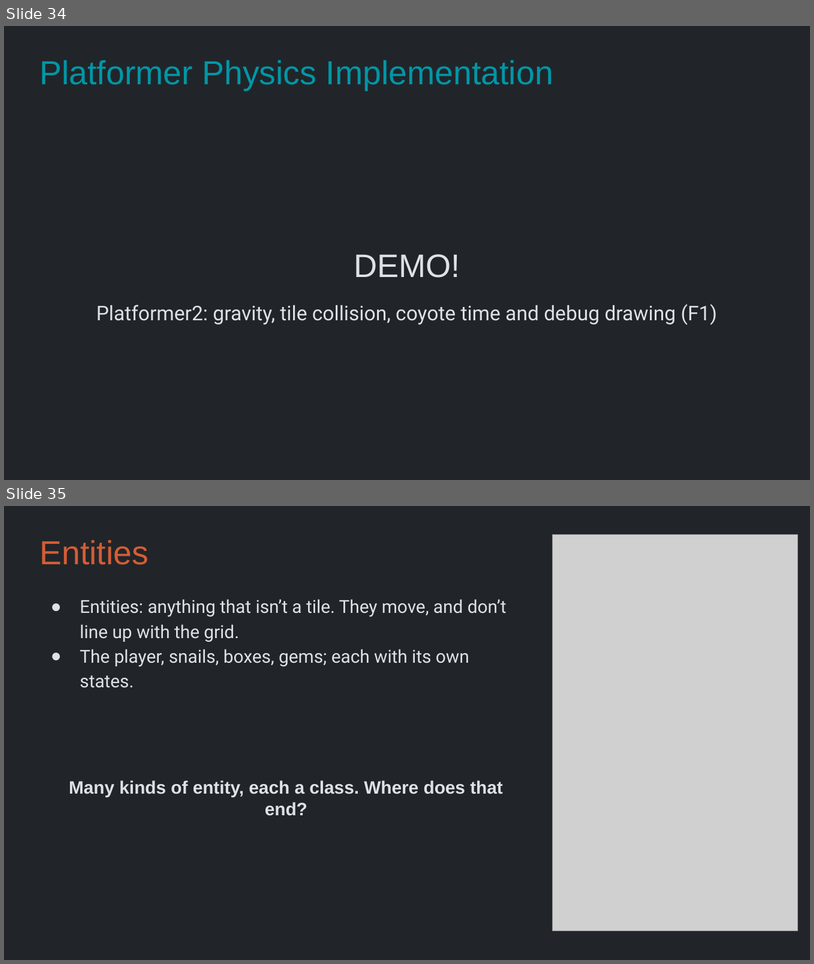
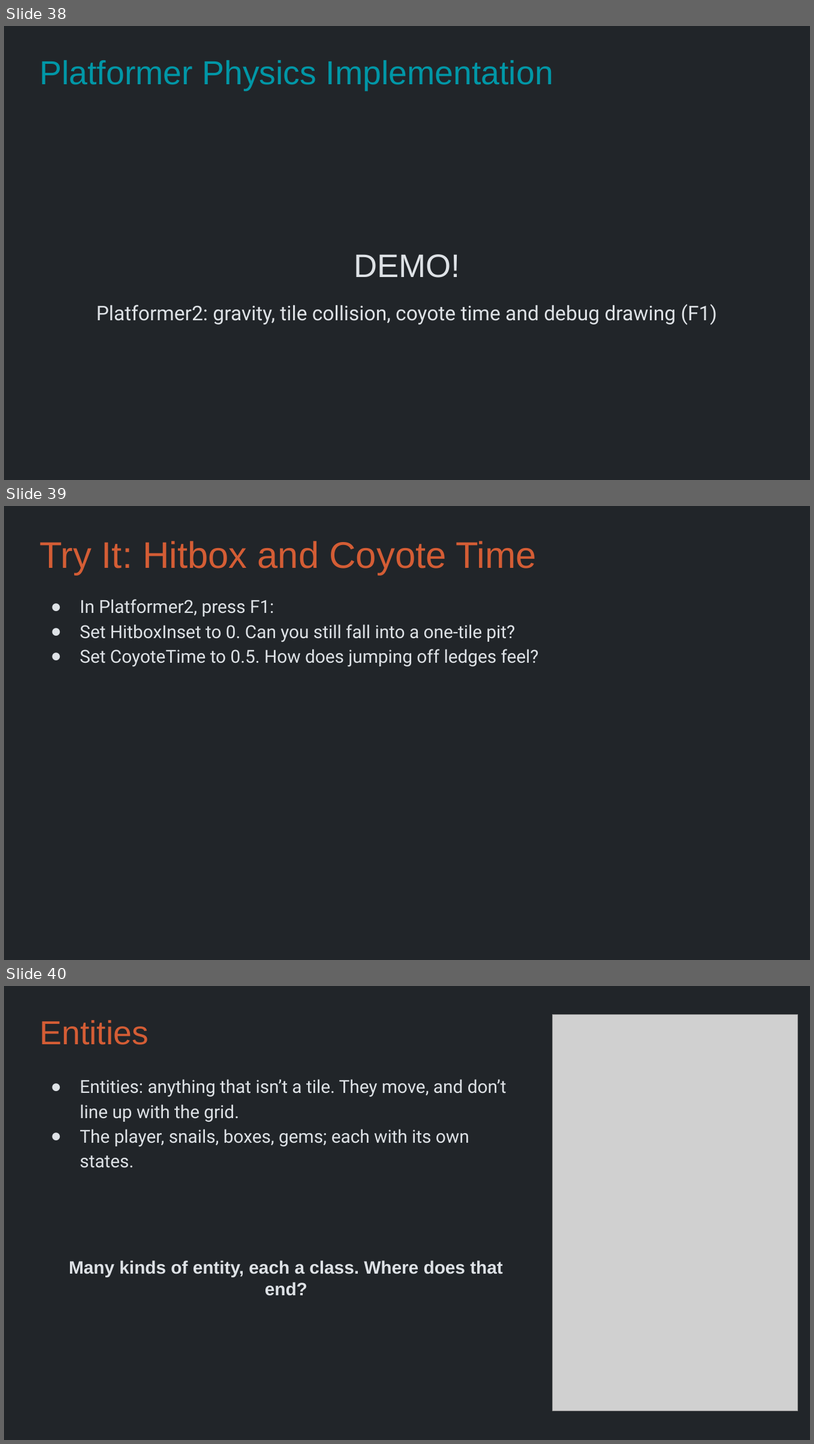
Before and after one commit to Metamate/gar, a slide deck: slides/06 Super Mario Bros.pptx. Shown one above the other, each under a label of ours: slides 34 and 35 before the commit, slides 38, 39 and 40 after it. The pictures are 814x964 and 814x1444 pixels, drawn with LibreOffice and Linux fonts; fonts in the diff are those of the drawing; grey boxes stand for pictures. Boxes give left, top, right and bottom in pixels: in the first picture for what was removed or moved away, otherwise in the second. Text is boxed around its words. In the diff, an @@ line names an element or a change of style, - is before the commit and + after.

```diff
--- a/slides/06 Super Mario Bros.pptx
+++ b/slides/06 Super Mario Bros.pptx
@@ slide 39 added at <box>4,506,810,960</box>, background #212529 @@
@@ title added at <box>39,541,537,575</box>, 33 pt, text #D45D35 @@
+Try It: Hitbox and Coyote Time
@@ text added at <box>80,599,539,667</box>, 16 pt, text #DEE2E6 @@
+● In Platformer2, press F1:
+● Set HitboxInset to 0. Can you still fall into a one-tile pit?
+● Set CoyoteTime to 0.5. How does jumping off ledges feel?
@@ what was slide 34 is now slide 38 @@
@@ what was slide 35 is now slide 40 @@
```
Also in this commit, not shown: 4 other slides added, 15 other files.
